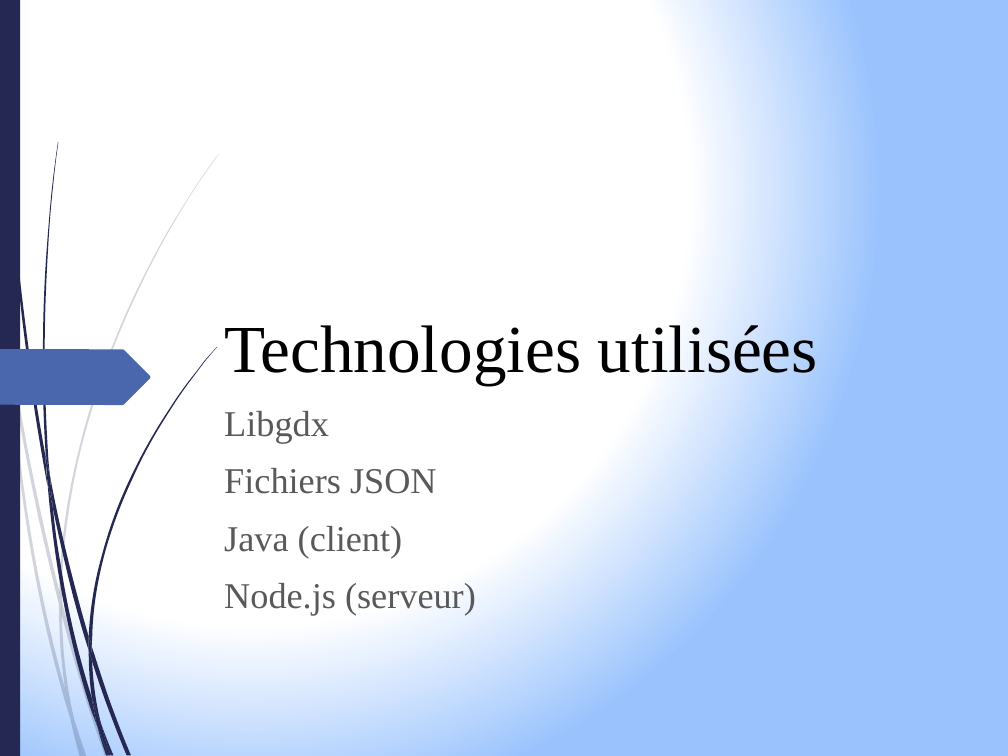
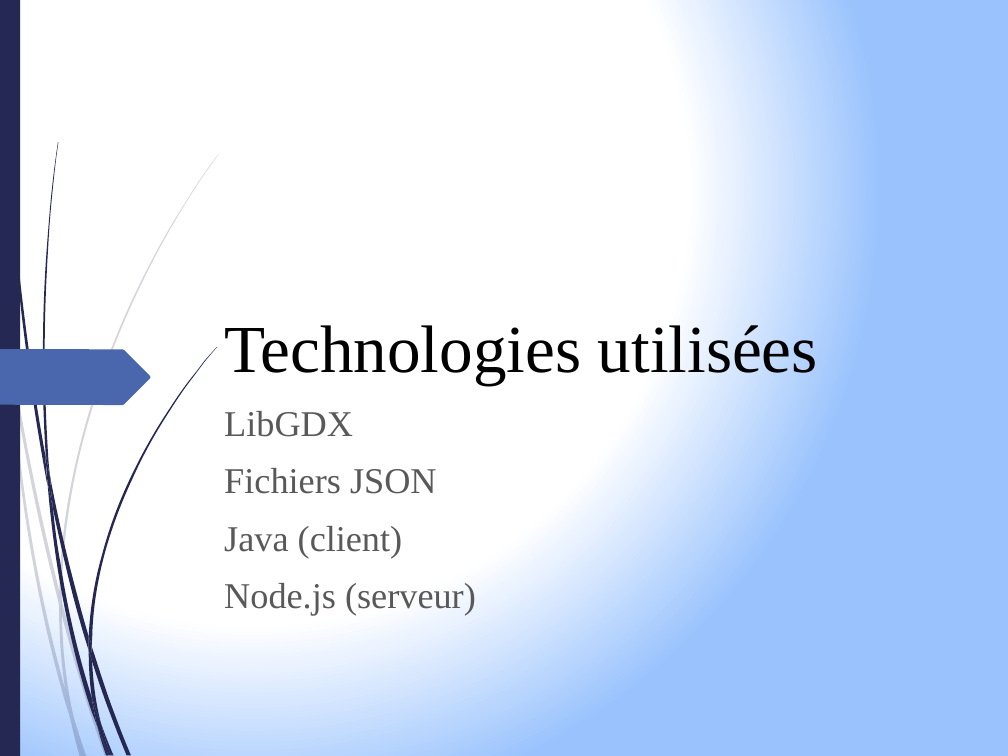
Before and after one commit to manalito/nukemap, a slide deck: slide 3 of presentation.pptx. Drawn at 1008x756 pixels with LibreOffice and Linux fonts; fonts in the diff are those of the drawing. Boxes give left, top, right and bottom in pixels: in the first picture for what was removed or moved away, otherwise in the second. Text is boxed around its words. In the diff, an @@ line names an element or a change of style, - is before the commit and + after.

```diff
--- a/presentation.pptx
+++ b/presentation.pptx
@@ text at <box>224,411,353,437</box>: text changed @@
-Libgdx
+LibGDX
```
Also in this commit, not shown: 2 other slides changed.
